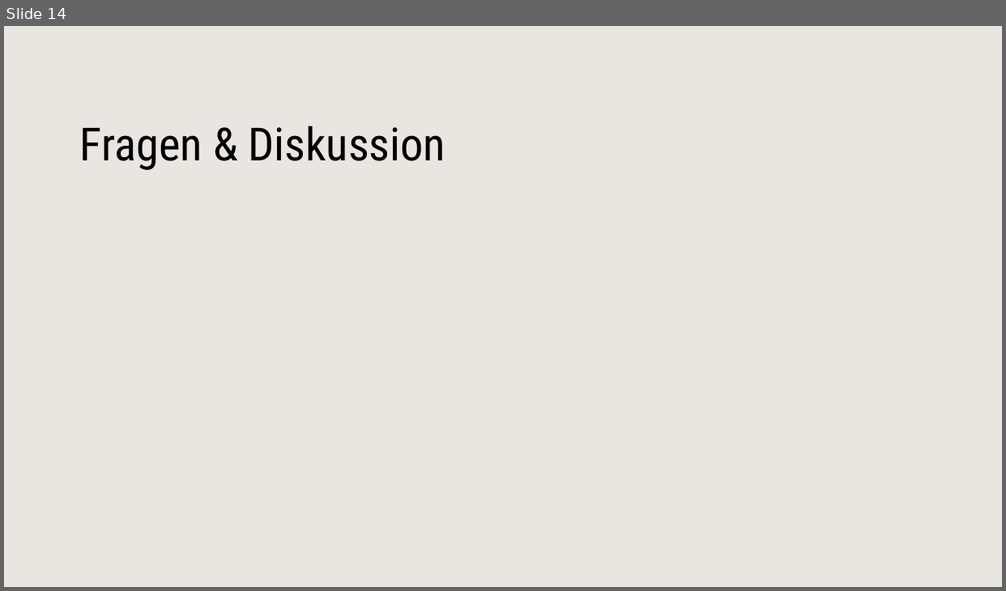
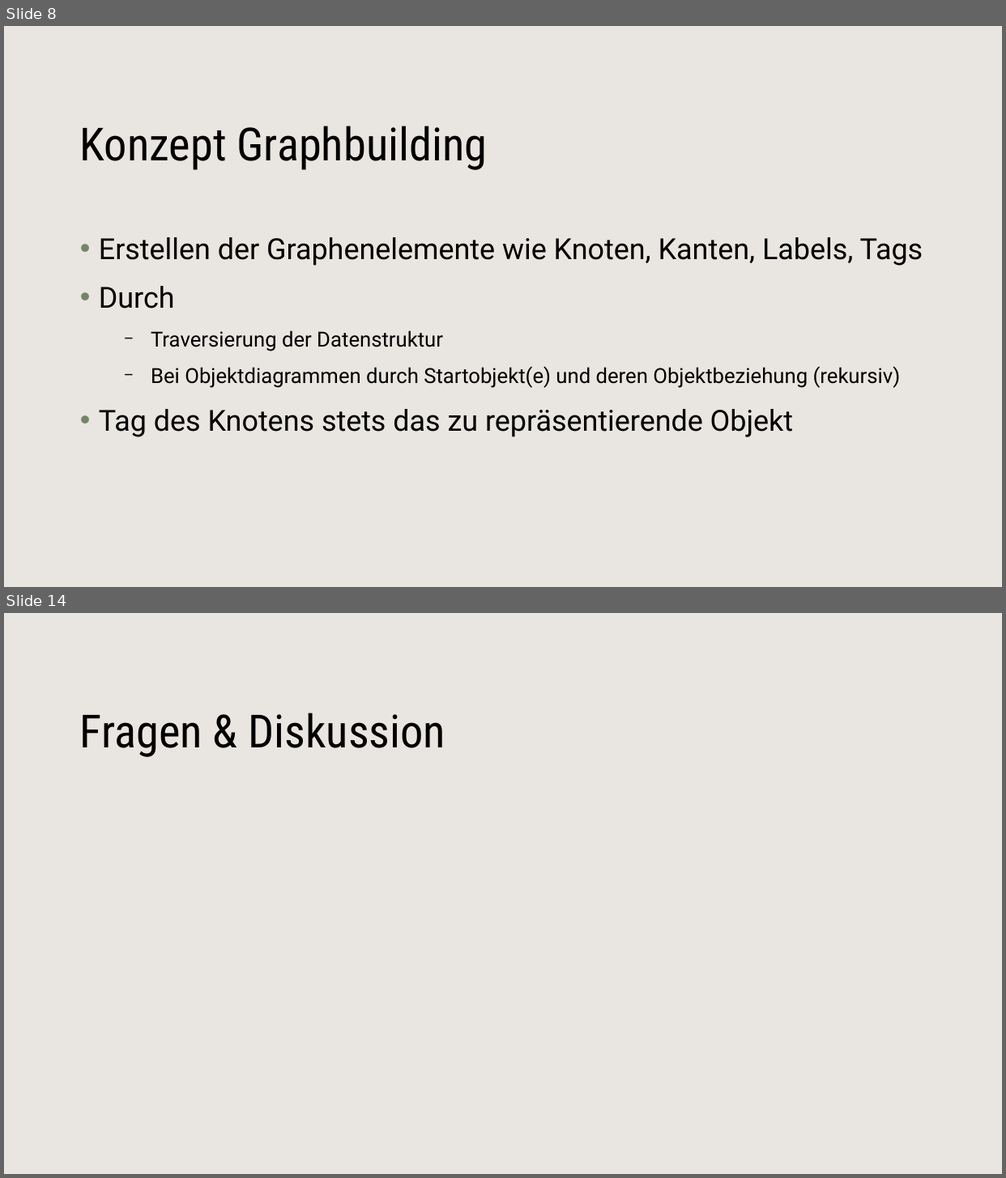
Before and after one commit to ZhRaL/MilitaryIdleGame, a slide deck: Skizzen/verteidigunspräsi.pptx. Shown one above the other, each under a label of ours: slide 14 before the commit, slides 8 and 14 after it; the slides between them are not shown. The pictures are 1006x591 and 1006x1178 pixels, drawn with LibreOffice and Linux fonts; fonts in the diff are those of the drawing; background and template pictures are left out. Boxes give left, top, right and bottom in pixels: in the first picture for what was removed or moved away, otherwise in the second. Text is boxed around its words. In the diff, an @@ line names an element or a change of style, - is before the commit and + after.

```diff
--- a/Skizzen/verteidigunspräsi.pptx
+++ b/Skizzen/verteidigunspräsi.pptx
@@ slide 8 added at (x1=4, y1=26, x2=1002, y2=587), background #FFFFFF; not listed: 1 template element that a slide beside it also shows @@
@@ text added at (x1=80, y1=126, x2=488, y2=170), 44 pt, text #000000 @@
+Konzept Graphbuilding
@@ text added at (x1=99, y1=237, x2=923, y2=437), 28 pt, text #000000 @@
+• Erstellen der Graphenelemente wie Knoten, Kanten, Labels, Tags
+• Durch
+  − Traversierung der Datenstruktur
+  − Bei Objektdiagrammen durch Startobjekt(e) und deren Objektbeziehung (rekursiv)
+• Tag des Knotens stets das zu repräsentierende Objekt
```
Also in this commit, not shown: 3 slides changed, 9 other slides added, 10 slides removed, 13 other files.
